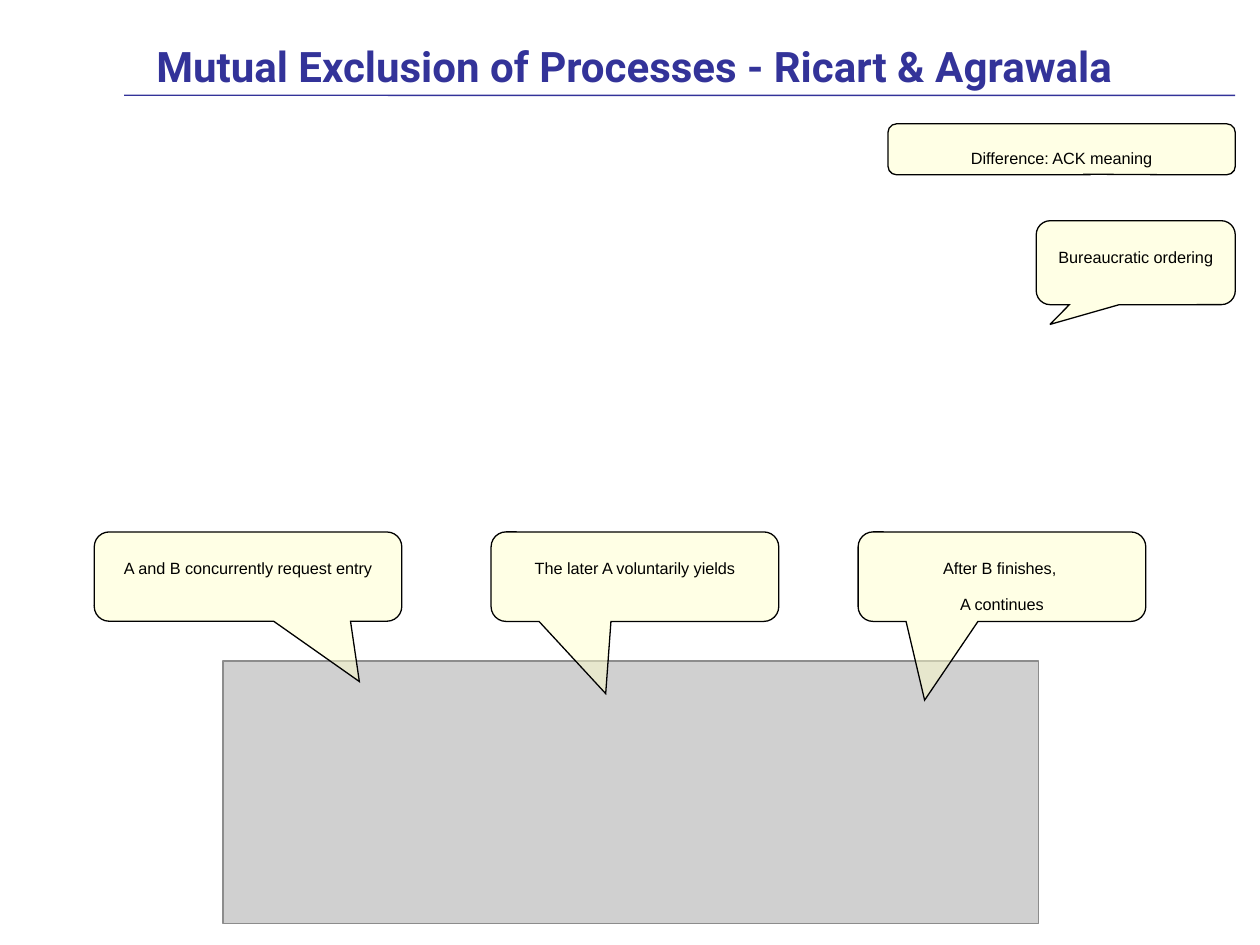
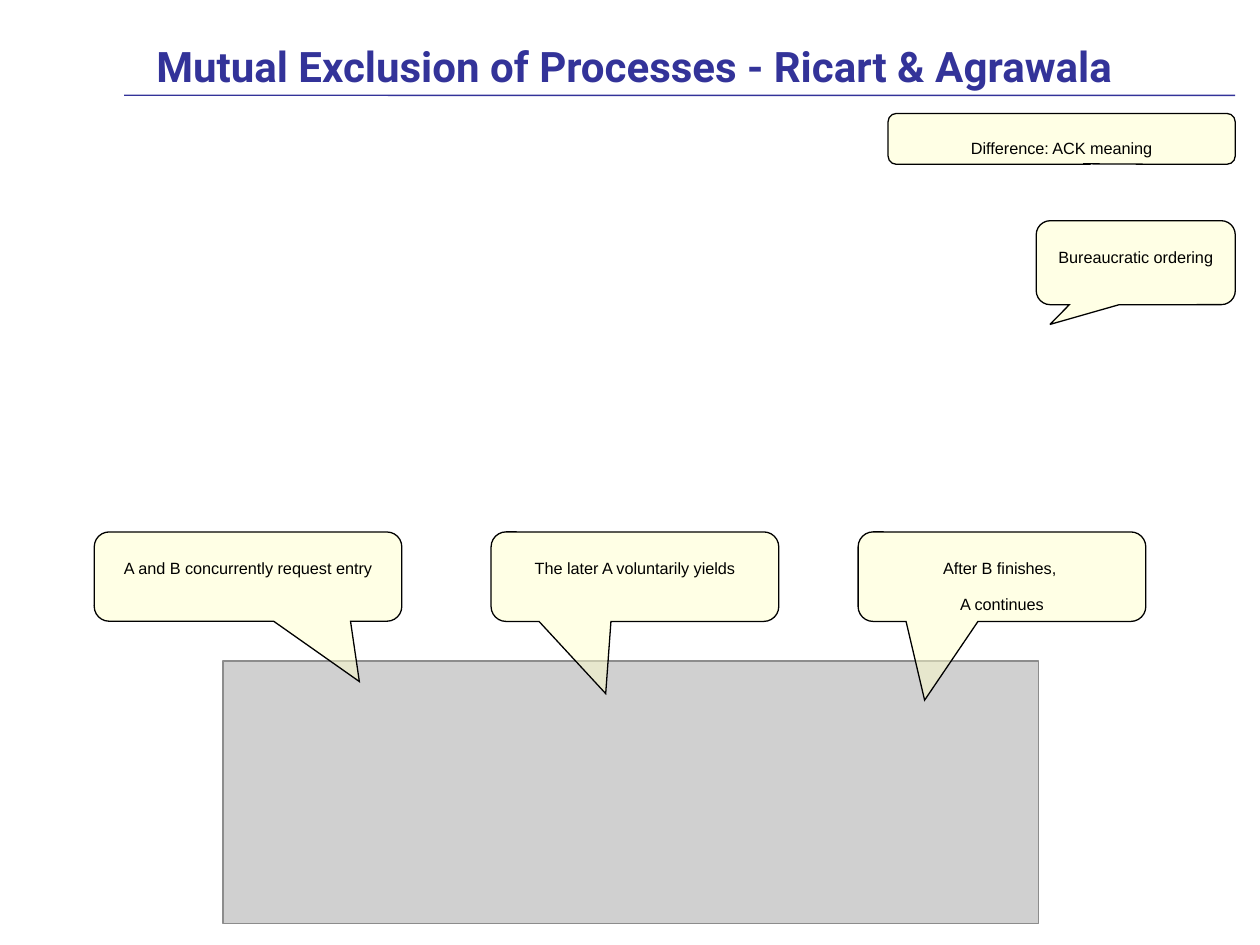
Before and after one commit to fan1x/fan1x.github.io, a slide deck: slide 52 of data/2025-26/pds/PDS-en.pptx. Drawn at 1260x945 pixels with LibreOffice and Linux fonts; fonts in the diff are those of the drawing; grey boxes stand for pictures. Boxes give left, top, right and bottom in pixels: in the first picture for what was removed or moved away, otherwise in the second. Text is boxed around its words. In the diff, an @@ line names an element or a change of style, - is before the commit and + after.

```diff
--- a/data/2025-26/pds/PDS-en.pptx
+++ b/data/2025-26/pds/PDS-en.pptx
@@ rounded speech box "Difference: ACK meaning": place and size @@
-rounded speech box "Difference: ACK meaning" at (888, 123, 1236, 174)
+rounded speech box "Difference: ACK meaning" at (888, 113, 1236, 164)
```
Also in this commit, not shown: 9 other slides changed, 1 slide added, 1 other file.
